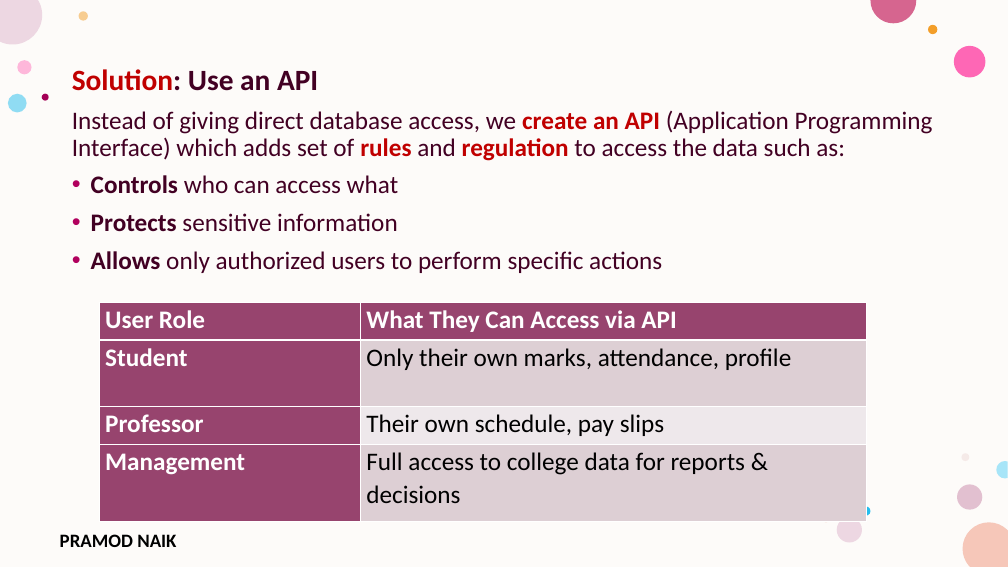
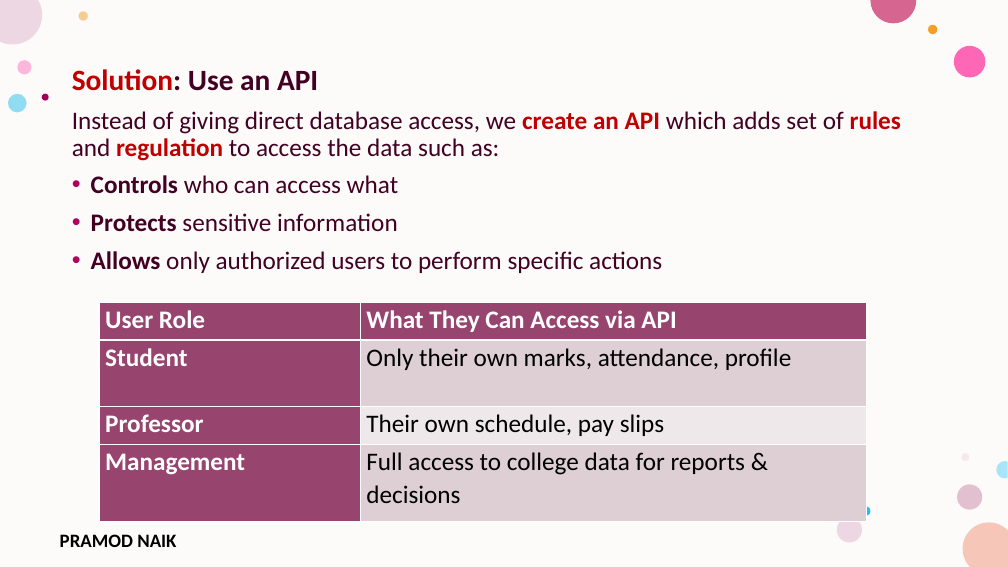
Before and after one commit to PRAMODNAIK-DEV/Backend-Dev-using-Python-FastAPI, a slide deck: slide 11 of API & REST API.pptx. Drawn at 1008x567 pixels with LibreOffice and Linux fonts; fonts in the diff are those of the drawing; background and template pictures are left out. Boxes give left, top, right and bottom in pixels: in the first picture for what was removed or moved away, otherwise in the second. Text is boxed around its words. In the diff, an @@ line names an element or a change of style, - is before the commit and + after.

```diff
--- a/API & REST API.pptx
+++ b/API & REST API.pptx
@@ text at bbox=[72, 111, 901, 161]: text changed @@
-Instead of giving direct database access, we create an API (Application Programming Interface) which adds set of rules and regulation to access the data such as:
+Instead of giving direct database access, we create an API which adds set of rules and regulation to access the data such as:
```
Also in this commit, not shown: 5 other slides changed, 3 slides added, 1 slide removed, 4 other files.
